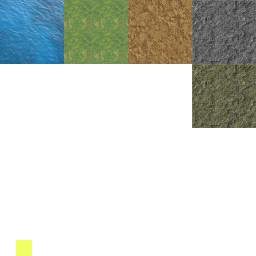
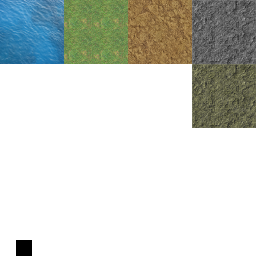
Two versions of the same layered image (w=256, h=256). Layer-by-layer changes:
painted on "Layer" over [16, 240, 32, 256]
